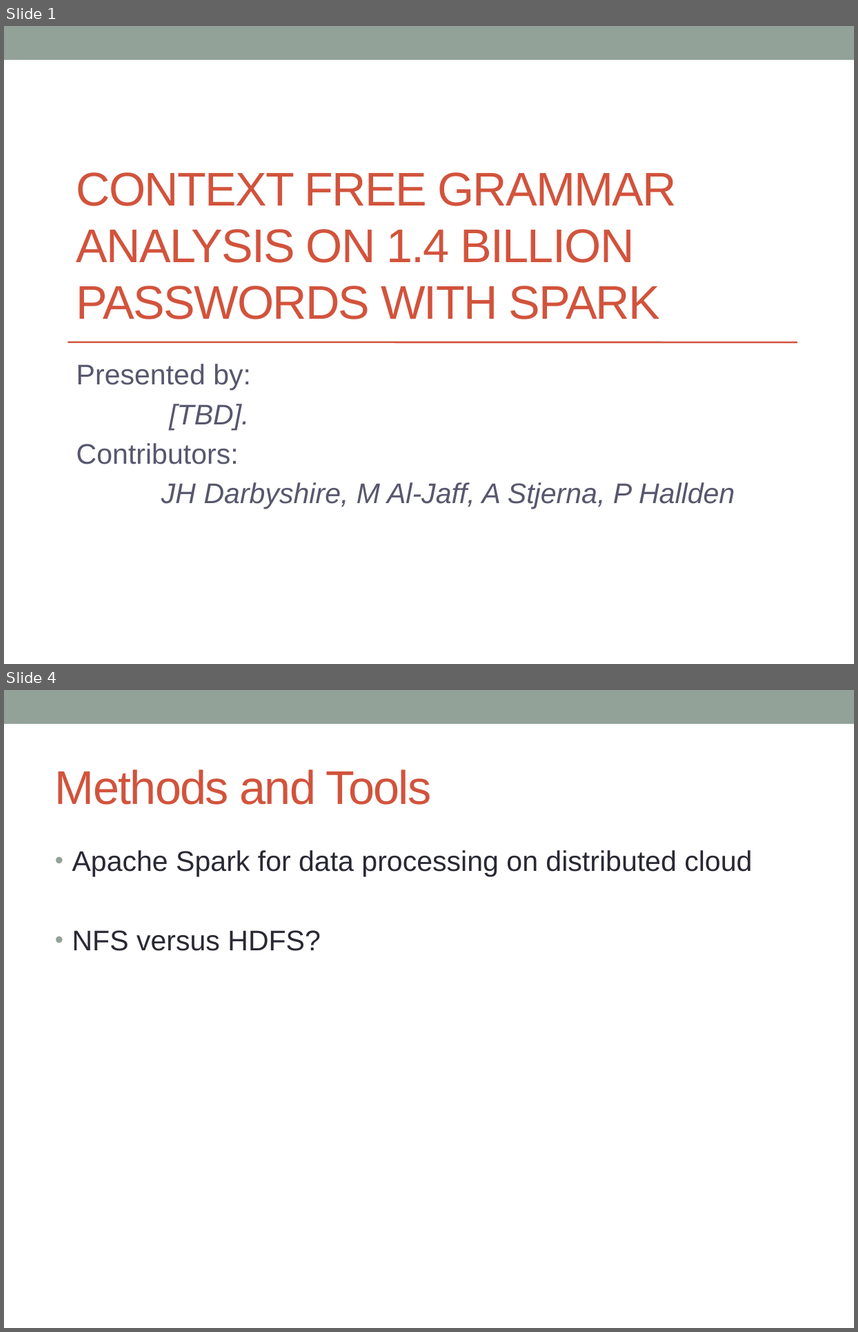
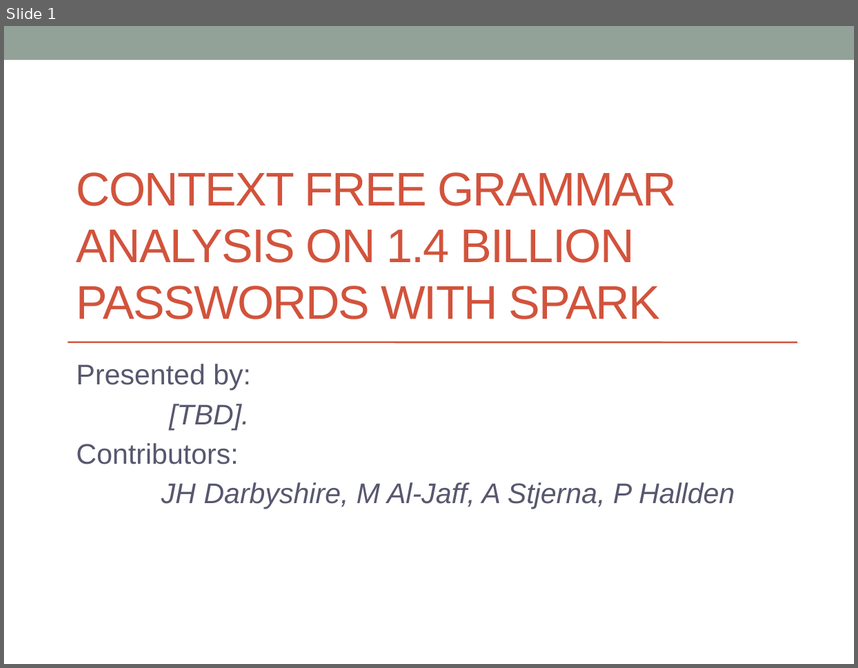
Before and after one commit to ldsa-project-g2/passwords, a slide deck: presentation/group_presentation.pptx. Shown one above the other, each under a label of ours: slides 1 and 4 before the commit, slide 1 after it; the slides between them are not shown. The pictures are 858x1332 and 858x668 pixels, drawn with LibreOffice and Linux fonts; fonts in the diff are those of the drawing. Boxes give left, top, right and bottom in pixels: in the first picture for what was removed or moved away, otherwise in the second. Text is boxed around its words. In the diff, an @@ line names an element or a change of style, - is before the commit and + after.

```diff
--- a/presentation/group_presentation.pptx
+++ b/presentation/group_presentation.pptx
@@ slide 4 removed at (4,690,854,1328), background #FFFFFF; not listed: 1 template element that a slide beside it also shows @@
@@ title removed at (55,769,432,805) @@
-Methods and Tools
@@ text removed at (72,850,752,951) @@
-• Apache Spark for data processing on distributed cloud
-• NFS versus HDFS?
```
Also in this commit, not shown: 3 slides changed, 2 slides added, 1 other slide removed.
